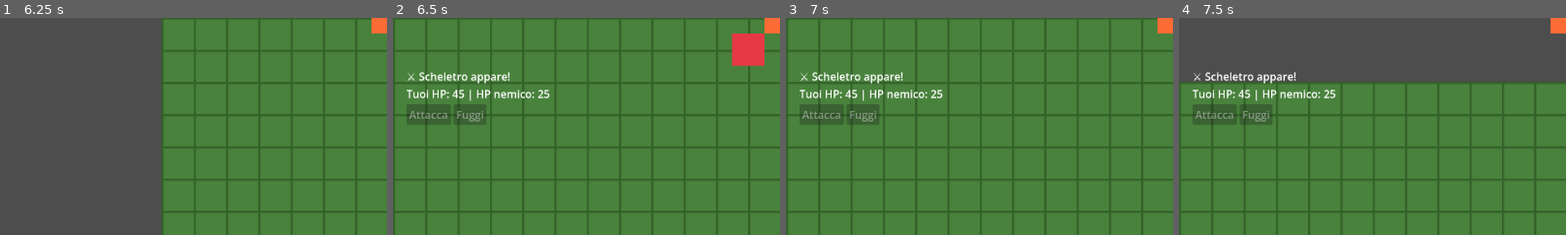
Above: before the commit, frames 1-4 (left to right).
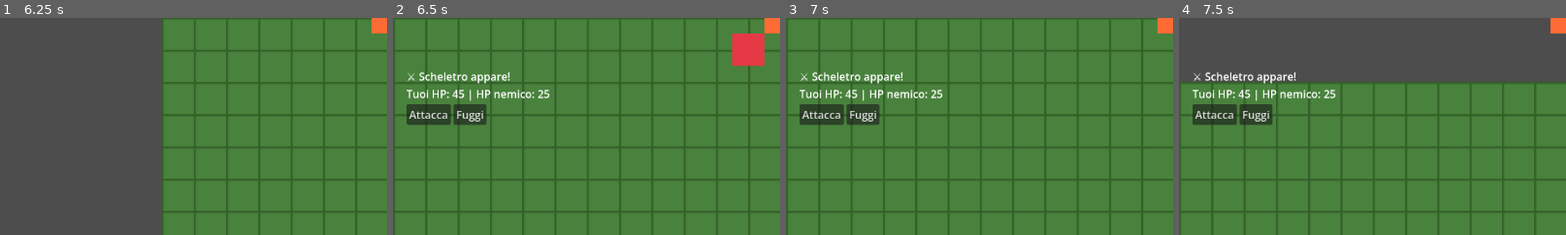
Above: after the commit, the same moments.

Repository: k0m1d3v/EmberPact
Game: Godot game, scene res://scenes/world/world.tscn
The game is run twice, just before and just after one commit, with the same random seed, the same clock (stepped at 60 frames per second) and the same inputs.
Inputs:
- Up to frame 1 (6.25 s): tap Enter at 0.5 s; hold Up (ui_up) 0.53-2.03 s; hold Left (ui_left) 2.03-2.75 s; click "Attacca" at 2.75 s; click "Fuggi" at 3.5 s; tap Space at 4.25 s; hold Left (ui_left) 4.28-5.03 s; hold Down (ui_down) 5.03-5.78 s; hold Right (ui_right) from 5.78 s (still down)
- Up to frame 2 (6.5 s): keep holding Right (ui_right)
- Up to frame 3 (7 s): release Right (ui_right) at 6.53 s; hold Up (ui_up) from 6.53 s (still down)
- Up to frame 4 (7.5 s): release Up (ui_up) at 7.28 s; hold Right (ui_right) from 7.28 s (still down)
The pictures show only the part of the screen within x 0-50%, y 50-100%; the shares and areas given below are measured in that part.

Frame 1 is identical in both runs. In frame 2, 1.6% of the frame differs, in the area x 3-25%, y 39-50%; in frame 3, 1.6%; in frame 4, 1.6%.

Commit message:
Fix: bottoni battaglia bloccati dal secondo nemico in poi
show_battle non resettava lo stato dei bottoni, rimasti disabled dopo
la morte del nemico precedente. Aggiunto set_buttons_enabled(true) in
show_battle per garantire sempre un reset pulito ad ogni nuovo scontro.

https://claude.ai/code/session_01MatrgjeeZ6dRxrgJphkcV9

Diff:
--- a/scripts/battle_ui.gd
+++ b/scripts/battle_ui.gd
@@ -13,6 +13,7 @@
 
 func show_battle(player_hp: int, enemy_name: String, enemy_hp: int):
 	show()
+	set_buttons_enabled(true)
 	update_log("⚔️ %s appare!\nTuoi HP: %d | HP nemico: %d" % [enemy_name, player_hp, enemy_hp])
 
 func update_log(text: String):
